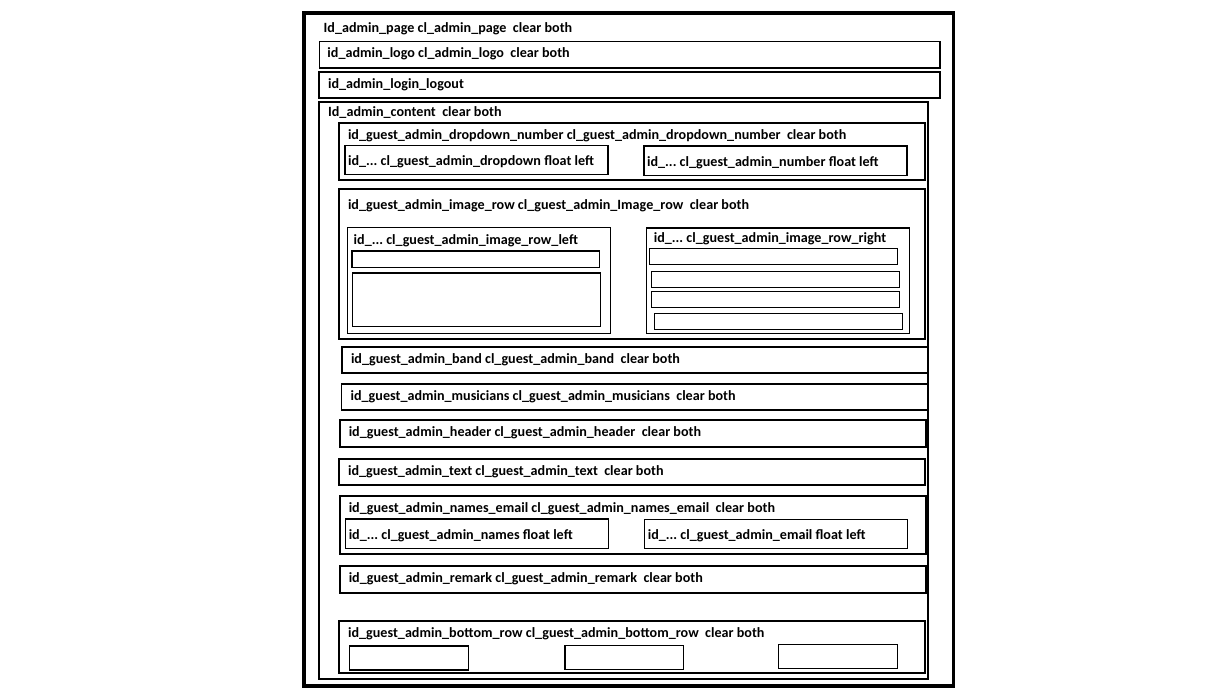
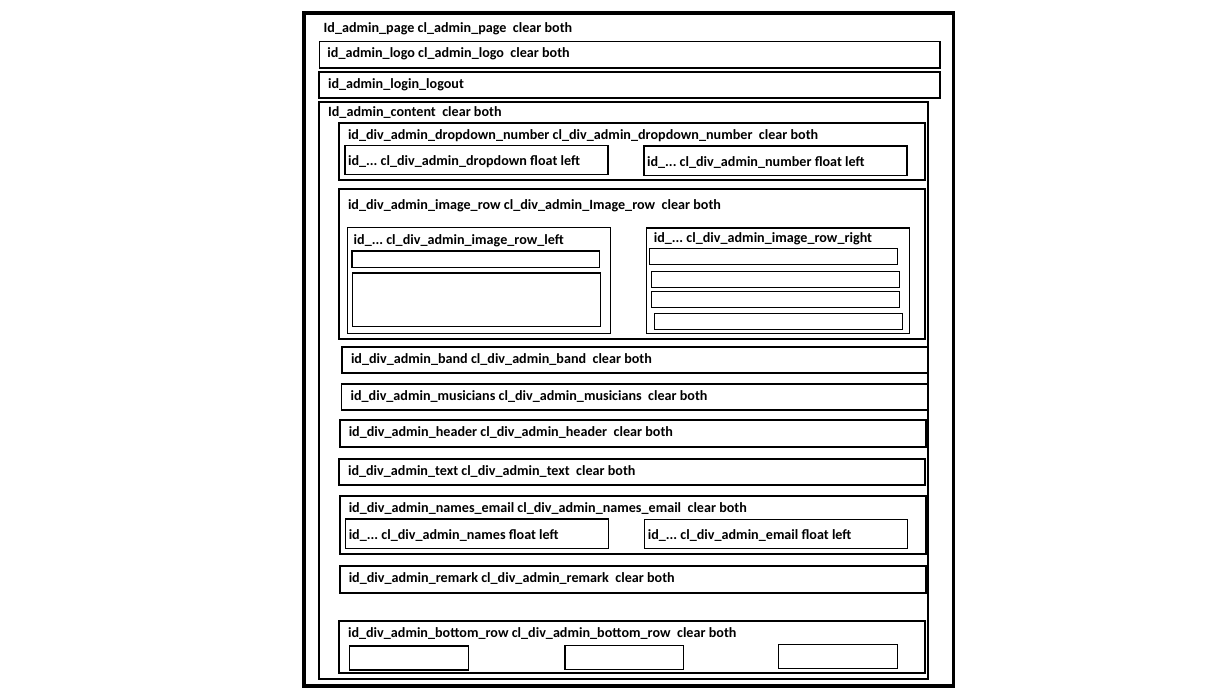
Before and after one commit to JazzLiveAarau/WwwGuestbook, a slide deck: slide 2 of Description/JazzGuestsAdmin.pptx. Drawn at 1232x693 pixels with LibreOffice and Linux fonts; fonts in the diff are those of the drawing. Boxes give left, top, right and bottom in pixels: in the first picture for what was removed or moved away, otherwise in the second. Text is boxed around its words. In the diff, an @@ line names an element or a change of style, - is before the commit and + after.

```diff
--- a/Description/JazzGuestsAdmin.pptx
+++ b/Description/JazzGuestsAdmin.pptx
@@ text at box(348, 129, 819, 142): text changed @@
-id_guest_admin_dropdown_number cl_guest_admin_dropdown_number clear both
+id_div_admin_dropdown_number cl_div_admin_dropdown_number clear both
@@ text at box(348, 155, 580, 168): text changed @@
-id_... cl_guest_admin_dropdown float left
+id_... cl_div_admin_dropdown float left
@@ text at box(647, 156, 864, 168): text changed @@
-id_... cl_guest_admin_number float left
+id_... cl_div_admin_number float left
@@ text at box(348, 199, 721, 212): text changed @@
-id_guest_admin_image_row cl_guest_admin_Image_row clear both
+id_div_admin_image_row cl_div_admin_Image_row clear both
@@ text at box(354, 234, 564, 247): text changed @@
-id_... cl_guest_admin_image_row_left
+id_... cl_div_admin_image_row_left
@@ text at box(654, 232, 872, 245): text changed @@
-id_... cl_guest_admin_image_row_right
+id_... cl_div_admin_image_row_right
@@ text at box(351, 353, 652, 365): text changed @@
-id_guest_admin_band cl_guest_admin_band clear both
+id_div_admin_band cl_div_admin_band clear both
@@ text at box(351, 390, 708, 402): text changed @@
-id_guest_admin_musicians cl_guest_admin_musicians clear both
+id_div_admin_musicians cl_div_admin_musicians clear both
@@ text at box(349, 426, 673, 438): text changed @@
-id_guest_admin_header cl_guest_admin_header clear both
+id_div_admin_header cl_div_admin_header clear both
@@ text at box(348, 465, 636, 477): text changed @@
-id_guest_admin_text cl_guest_admin_text clear both
+id_div_admin_text cl_div_admin_text clear both
@@ text at box(349, 502, 747, 514): text changed @@
-id_guest_admin_names_email cl_guest_admin_names_email clear both
+id_div_admin_names_email cl_div_admin_names_email clear both
@@ text at box(349, 529, 558, 541): text changed @@
-id_... cl_guest_admin_names float left
+id_... cl_div_admin_names float left
@@ text at box(648, 529, 851, 541): text changed @@
-id_... cl_guest_admin_email float left
+id_... cl_div_admin_email float left
@@ text at box(349, 572, 675, 584): text changed @@
-id_guest_admin_remark cl_guest_admin_remark clear both
+id_div_admin_remark cl_div_admin_remark clear both
@@ text at box(348, 627, 737, 639): text changed @@
-id_guest_admin_bottom_row cl_guest_admin_bottom_row clear both
+id_div_admin_bottom_row cl_div_admin_bottom_row clear both
```
Also in this commit, not shown: 1 other slide changed, 2 other files.
